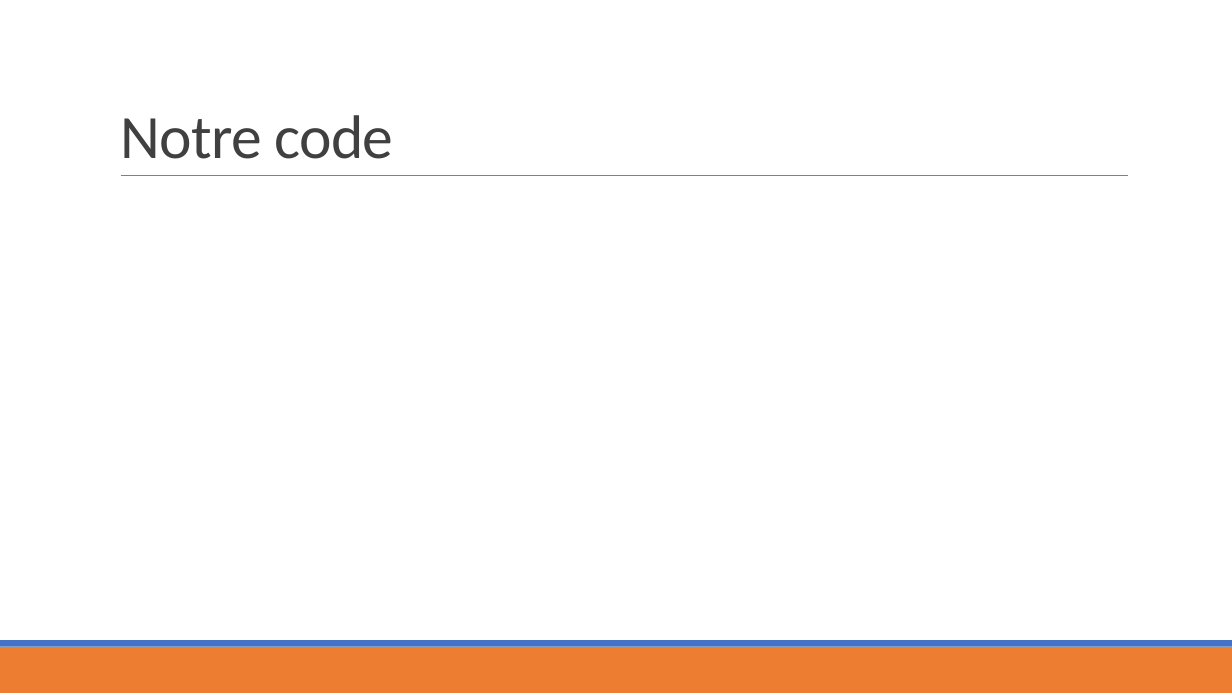
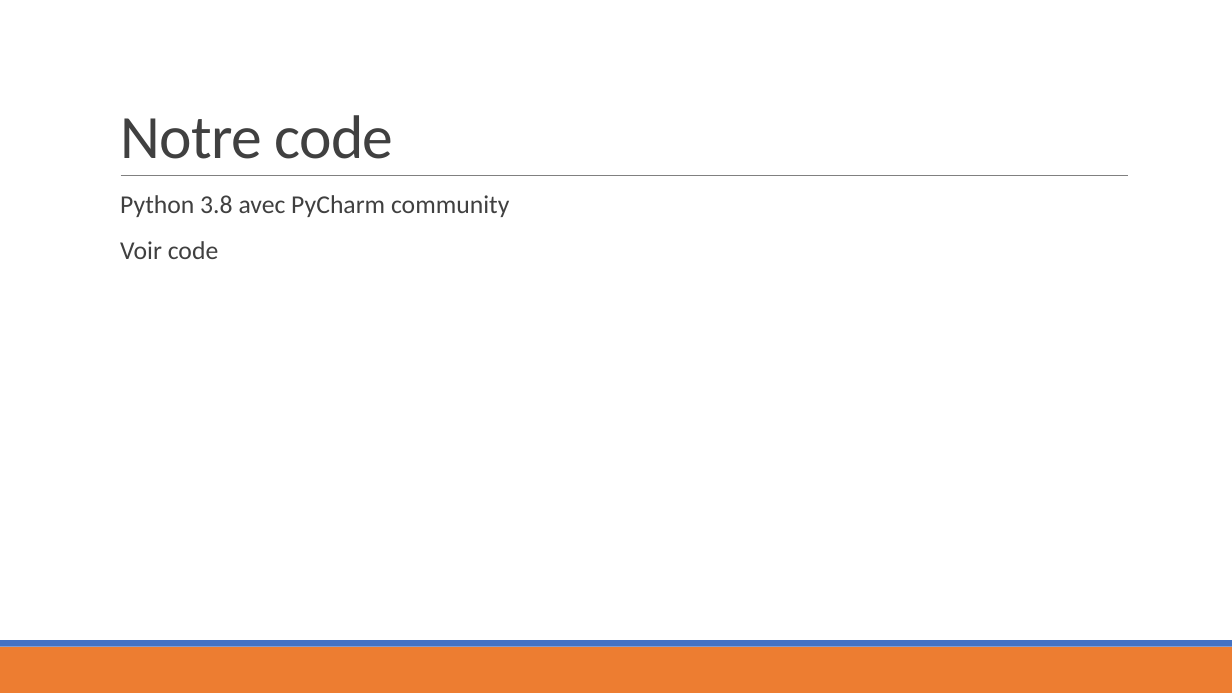
Before and after one commit to MaximeRoy1733837/ESP, a slide deck: slide 18 of Python/Défi_python.pptx (slide 12 before the commit). Drawn at 1232x693 pixels with LibreOffice and Linux fonts; fonts in the diff are those of the drawing. Boxes give left, top, right and bottom in pixels: in the first picture for what was removed or moved away, otherwise in the second. Text is boxed around its words. In the diff, an @@ line names an element or a change of style, - is before the commit and + after.

Commit message:
continuer power point python

```diff
--- a/Python/Défi_python.pptx
+++ b/Python/Défi_python.pptx
@@ text added at bbox=[120, 195, 509, 259], 20 pt, text #404040 @@
+  Python 3.8 avec PyCharm community
+  Voir code
```
Also in this commit, not shown: 4 other slides changed, 8 slides added, 2 slides removed, 1 other file.
